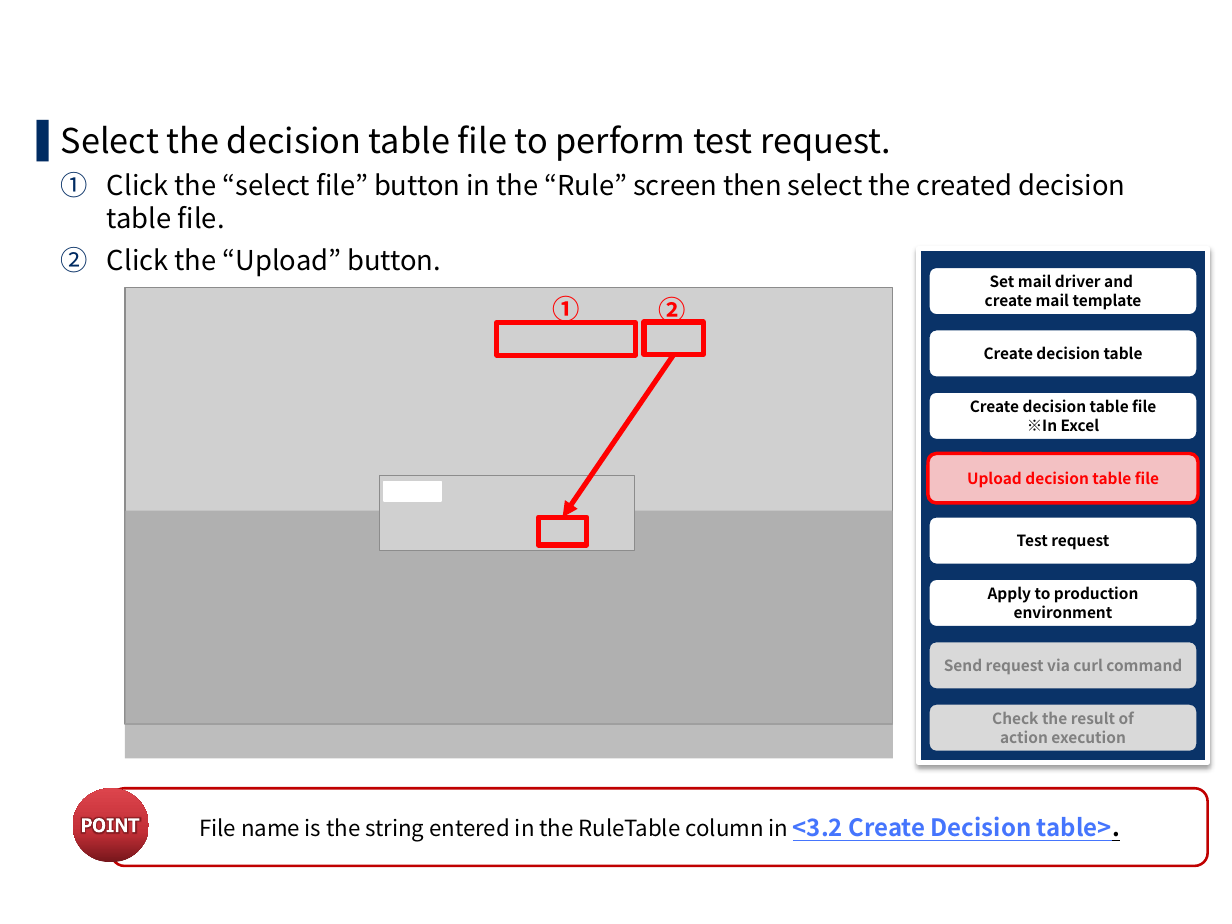
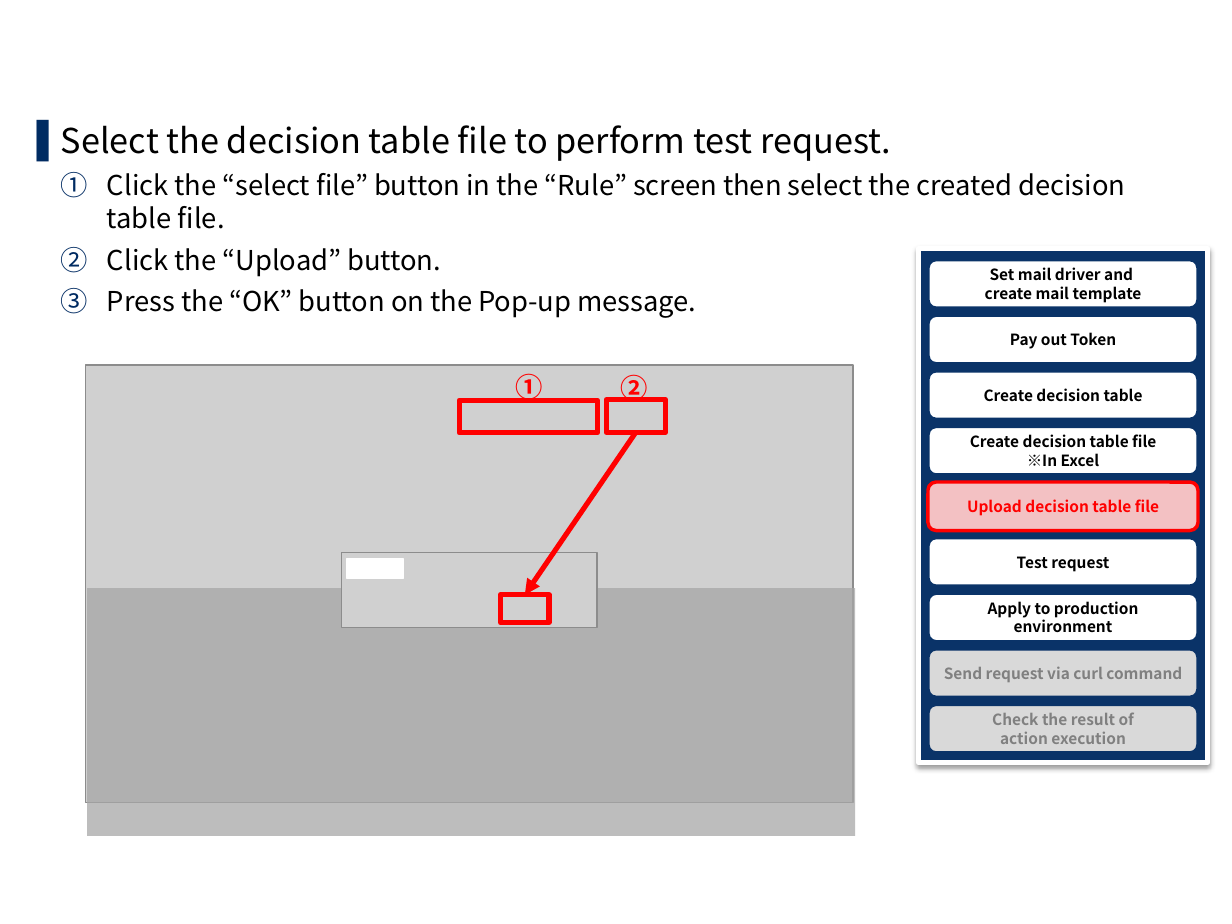
Before and after one commit to exastro-suite/oase-docs, a slide deck: slide 26 of asset/Learn/OASE-quickstart.pptx (slide 21 before the commit). Drawn at 1232x924 pixels with LibreOffice and Linux fonts; fonts in the diff are those of the drawing; grey boxes stand for pictures; background and template pictures are left out. Boxes give left, top, right and bottom in pixels: in the first picture for what was removed or moved away, otherwise in the second. Text is boxed around its words. In the diff, an @@ line names an element or a change of style, - is before the commit and + after.

```diff
--- a/asset/Learn/OASE-quickstart.pptx
+++ b/asset/Learn/OASE-quickstart.pptx
@@ rounded rectangle "Set mail driver and": place and size @@
-rounded rectangle "Set mail driver and" at box(928, 266, 1198, 315)
+rounded rectangle "Set mail driver and" at box(928, 260, 1198, 308)
@@ text at box(107, 289, 697, 318): paragraph added @@
+  3. Press the “OK” button on the Pop-up message.
@@ rounded rectangle added at box(928, 315, 1198, 363), fill #FFFFFF, outline #0A3368 2 pt, 9 pt, text #000000, bold @@
+Pay out Token
@@ 1 text, 1 rectangle, 1 picture: place and size @@
-1 text, 1 rectangle, 1 picture at box(124, 287, 892, 723)
+1 text, 1 rectangle, 1 picture at box(85, 365, 853, 802)
@@ rounded rectangle "Create decision table": place and size @@
-rounded rectangle "Create decision table" at box(928, 329, 1198, 378)
+rounded rectangle "Create decision table" at box(928, 371, 1198, 419)
@@ rectangle: place and size @@
-rectangle at box(496, 323, 634, 356)
+rectangle at box(460, 400, 598, 434)
@@ 2 rectangles, 1 picture, 1 text, 1 arrow: place and size @@
-2 rectangles, 1 picture, 1 text, 1 arrow at box(379, 295, 703, 551)
+2 rectangles, 1 picture, 1 text, 1 arrow at box(341, 373, 665, 628)
@@ rounded rectangle "Create decision table file": place and size @@
-rounded rectangle "Create decision table file" at box(928, 391, 1198, 440)
+rounded rectangle "Create decision table file" at box(928, 426, 1198, 474)
@@ rounded rectangle "Upload decision table file": place and size @@
-rounded rectangle "Upload decision table file" at box(928, 453, 1198, 503)
+rounded rectangle "Upload decision table file" at box(928, 482, 1198, 530)
@@ rounded rectangle "Test request": place and size @@
-rounded rectangle "Test request" at box(928, 516, 1198, 565)
+rounded rectangle "Test request" at box(928, 537, 1198, 585)
@@ rectangle: place and size @@
-rectangle at box(124, 510, 892, 758)
+rectangle at box(87, 588, 855, 835)
@@ rounded rectangle "Apply to production": place and size @@
-rounded rectangle "Apply to production" at box(928, 578, 1198, 627)
+rounded rectangle "Apply to production" at box(928, 594, 1198, 642)
@@ rounded rectangle "Send request via curl command": place and size @@
-rounded rectangle "Send request via curl command" at box(928, 641, 1198, 690)
+rounded rectangle "Send request via curl command" at box(928, 649, 1198, 697)
@@ ellipse removed at box(73, 788, 149, 862) @@
@@ rounded rectangle removed at box(111, 788, 1207, 866) @@
-File name is the string entered in the RuleTable column in <3.2 Create Decision table>.
@@ freeform shape removed at box(83, 818, 139, 833) @@
```
Also in this commit, not shown: 25 other slides changed, 8 slides added, 1 slide removed, 1 other file.
